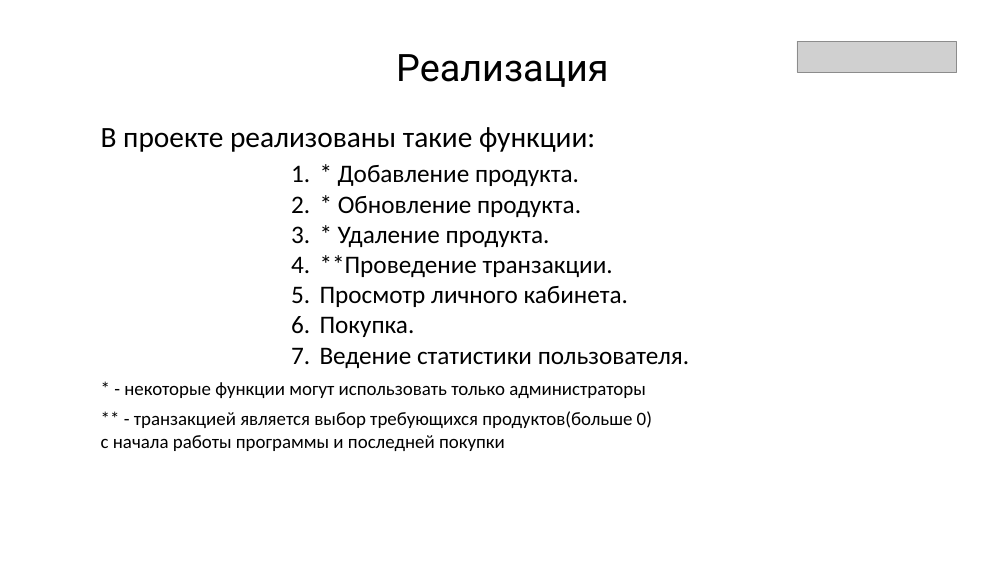
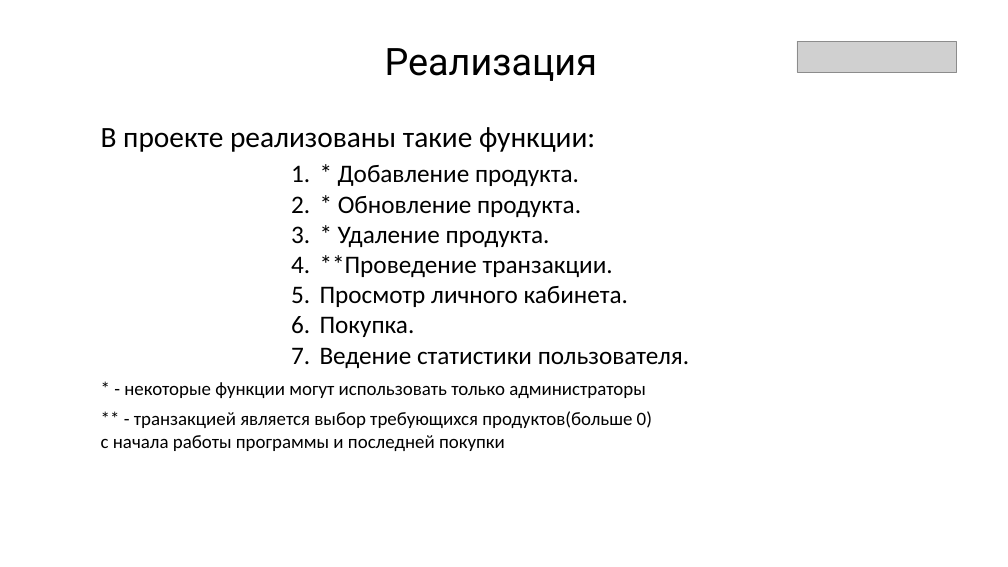
Before and after one commit to asikpro13/ProjectLyceym, a slide deck: slide 3 of Представление Мазурек Вадим.pptx. Drawn at 1008x567 pixels with LibreOffice and Linux fonts; fonts in the diff are those of the drawing; grey boxes stand for pictures. Boxes give left, top, right and bottom in pixels: in the first picture for what was removed or moved away, otherwise in the second. Text is boxed around its words. In the diff, an @@ line names an element or a change of style, - is before the commit and + after.

```diff
--- a/Представление Мазурек Вадим.pptx
+++ b/Представление Мазурек Вадим.pptx
@@ text "Реализация": place and size @@
-text "Реализация" at [396,54,608,87]
+text "Реализация" at [385,48,597,81]
```
Also in this commit, not shown: 7 other slides changed.
